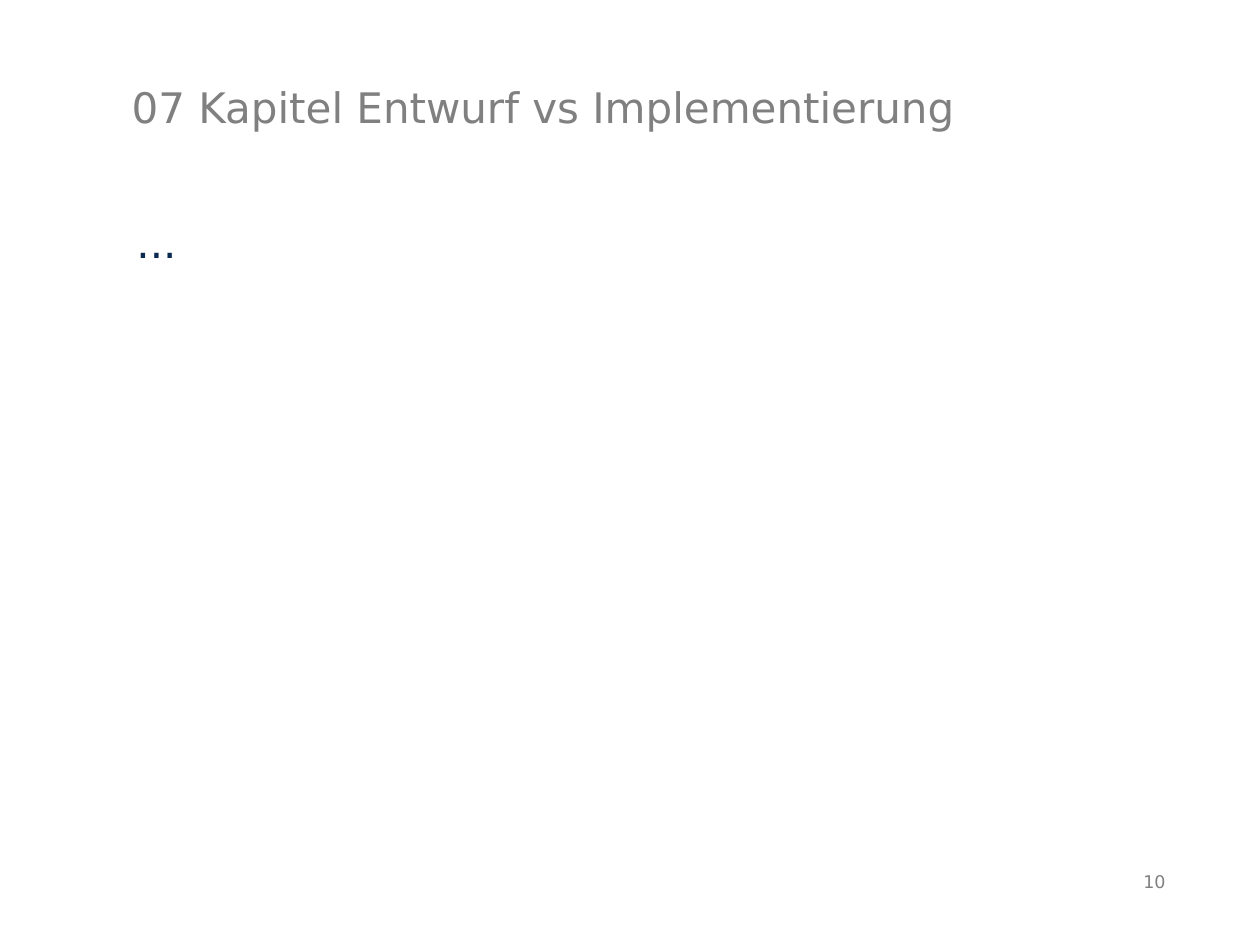
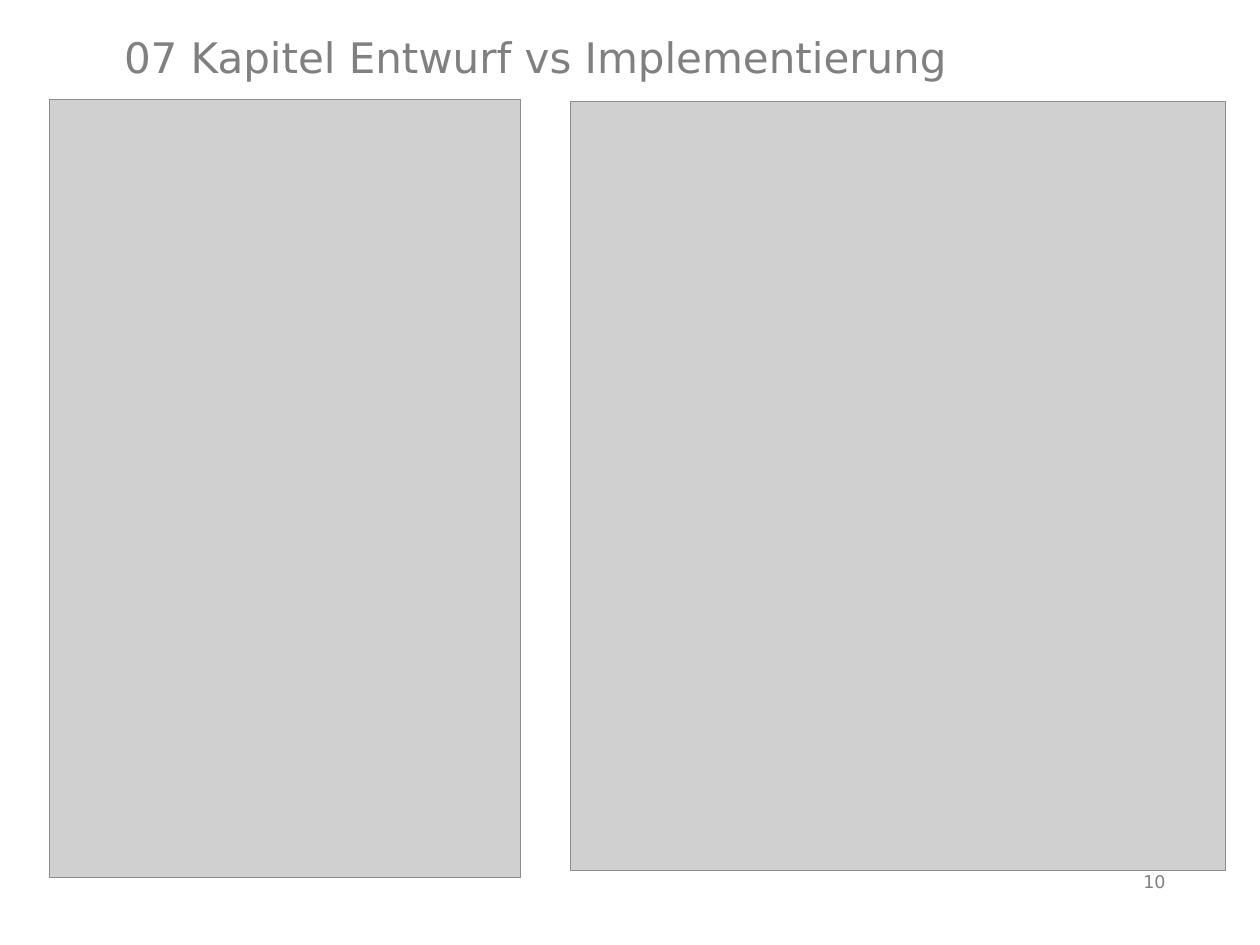
Before and after one commit to MarauderXtreme/bookshop-schiller, a slide deck: slide 10 of Präsi/bwtwfok.odp. Drawn at 1260x945 pixels with LibreOffice and Linux fonts; fonts in the diff are those of the drawing; grey boxes stand for pictures. Boxes give left, top, right and bottom in pixels: in the first picture for what was removed or moved away, otherwise in the second. Text is boxed around its words. In the diff, an @@ line names an element or a change of style, - is before the commit and + after.

Commit message:
inserted pictures in presentation sheets

```diff
--- a/Präsi/bwtwfok.odp
+++ b/Präsi/bwtwfok.odp
@@ title "07 Kapitel Entwurf vs Implementierung": place and size @@
-title "07 Kapitel Entwurf vs Implementierung" at (132,91,954,132)
+title "07 Kapitel Entwurf vs Implementierung" at (124,41,947,82)
@@ picture added at (49,100,520,878) @@
@@ picture added at (571,102,1226,871) @@
@@ text removed at (136,210,1166,693) @@
-...
```
Also in this commit, not shown: 3 other slides changed.
